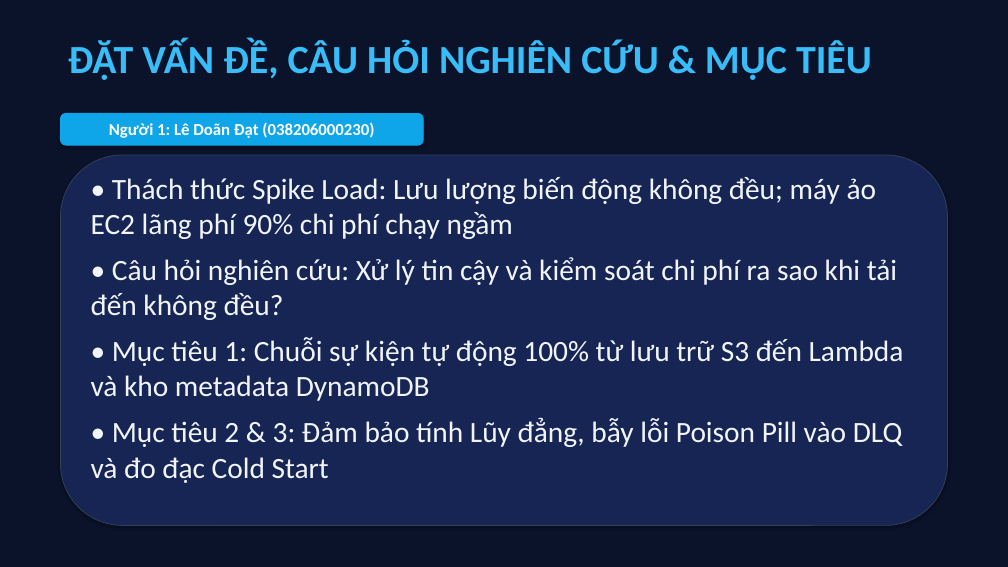
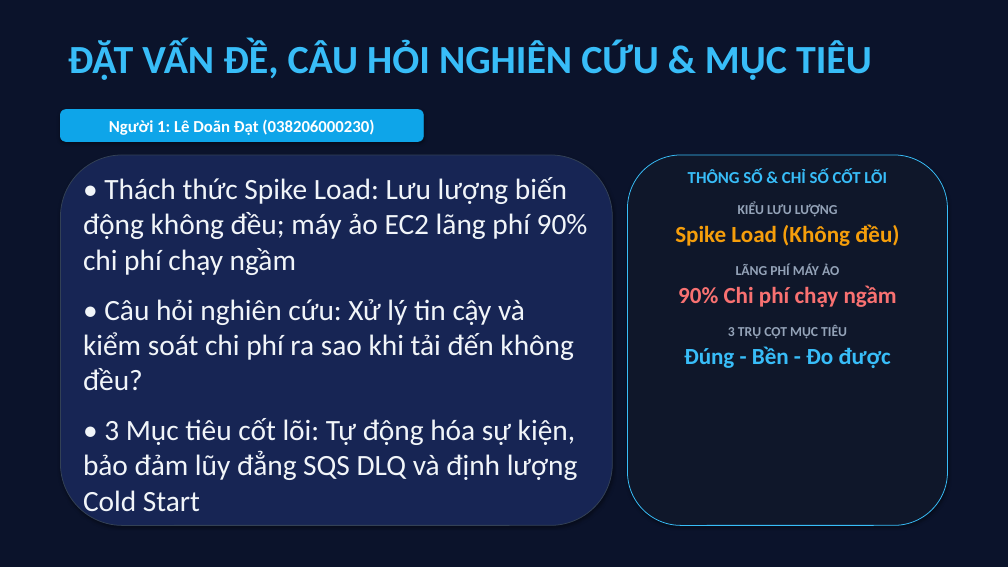
Before and after one commit to datdanghoccode/DTDM_XuLyAnh_Serverless, a slide deck: slide 3 of docs/DTDM_ThuyetTrinh_DeTai9.pptx. Drawn at 1008x567 pixels with LibreOffice and Linux fonts; fonts in the diff are those of the drawing. Boxes give left, top, right and bottom in pixels: in the first picture for what was removed or moved away, otherwise in the second. Text is boxed around its words. In the diff, an @@ line names an element or a change of style, - is before the commit and + after.

Commit message:
docs: cap nhat 13 slide bo cuc 2 cot font Title 38pt Content 28pt kem card so lieu

```diff
--- a/docs/DTDM_ThuyetTrinh_DeTai9.pptx
+++ b/docs/DTDM_ThuyetTrinh_DeTai9.pptx
@@ rounded rectangle "Người 1: Lê Doãn Đạt ...": place and size @@
-rounded rectangle "Người 1: Lê Doãn Đạt ..." at box(60, 113, 423, 145)
+rounded rectangle "Người 1: Lê Doãn Đạt ..." at box(60, 110, 423, 141)
@@ rounded rectangle: place and size @@
-rounded rectangle at box(60, 155, 948, 526)
+rounded rectangle at box(60, 155, 613, 526)
@@ text "• Thách thức Spike Load: ...": place and size @@
-text "• Thách thức Spike Load: ..." at box(91, 177, 904, 483)
+text "• Thách thức Spike Load: ..." at box(83, 177, 588, 518)
@@ text at box(83, 177, 588, 390): more space between paragraphs @@
@@ rounded rectangle added at box(628, 155, 948, 526), fill #0F172A, outline #38BDF8 0.75 pt @@
@@ text added at box(675, 169, 899, 368), 22 pt, text #94A3B8, bold @@
+THÔNG SỐ & CHỈ SỐ CỐT LÕI
+KIỂU LƯU LƯỢNG
+Spike Load (Không đều)
+LÃNG PHÍ MÁY ẢO
+90% Chi phí chạy ngầm
+3 TRỤ CỘT MỤC TIÊU
+Đúng - Bền - Đo được
@@ text at box(83, 418, 578, 518): text changed @@
-• Mục tiêu 1: Chuỗi sự kiện tự động 100% từ lưu trữ S3 đến Lambda và kho metadata DynamoDB
-• Mục tiêu 2 & 3: Đảm bảo tính Lũy đẳng, bẫy lỗi Poison Pill vào DLQ và đo đạc Cold Start
+• 3 Mục tiêu cốt lõi: Tự động hóa sự kiện, bảo đảm lũy đẳng SQS DLQ và định lượng Cold Start
```
Also in this commit, not shown: 11 other slides changed.
